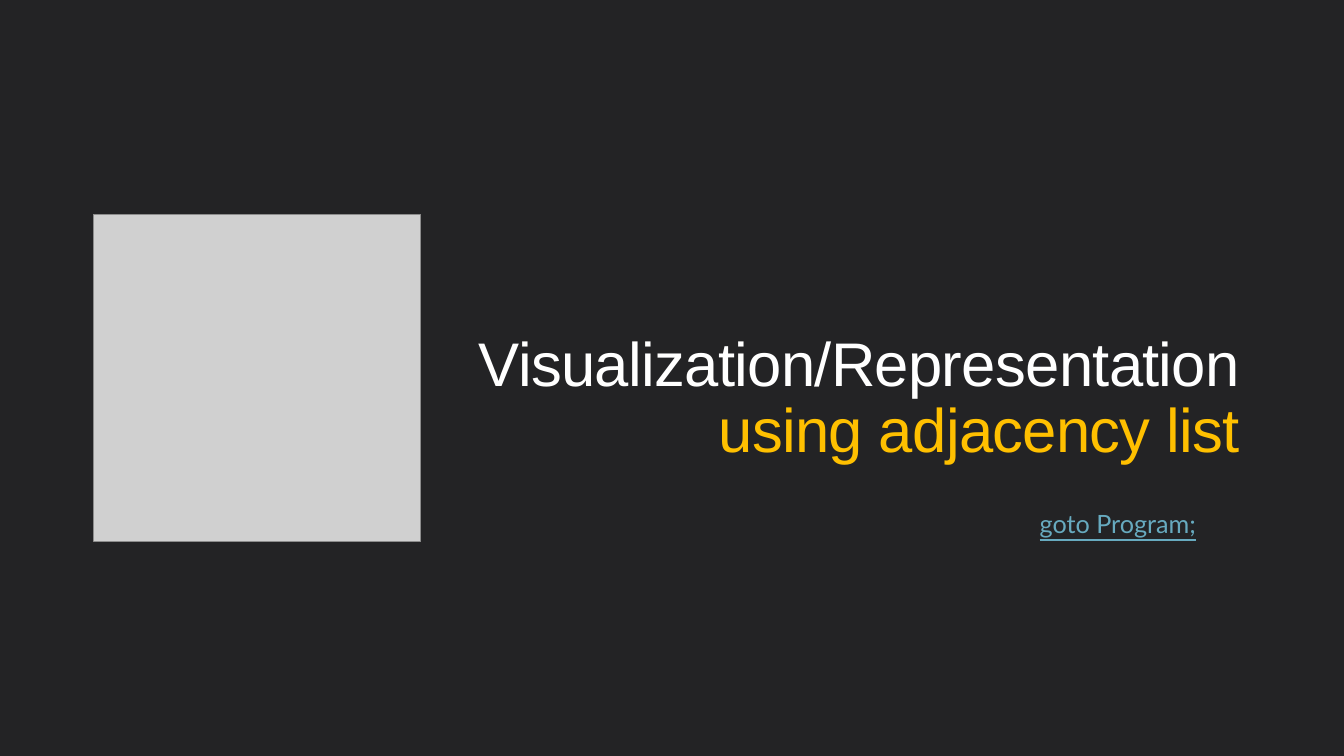
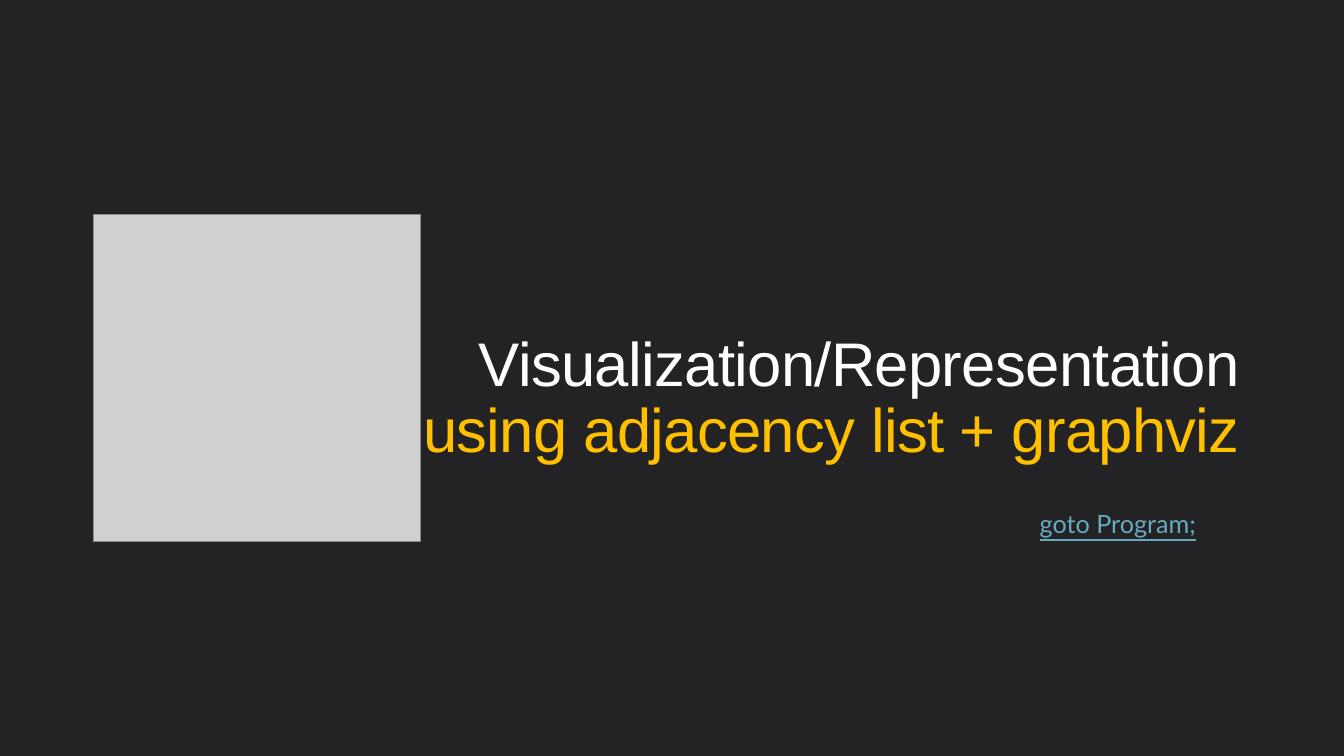
Before and after one commit to aaanh/notable-school-work, a slide deck: slide 13 of 2021w-oop/presentation.pptx. Drawn at 1344x756 pixels with LibreOffice and Linux fonts; fonts in the diff are those of the drawing; grey boxes stand for pictures. Boxes give left, top, right and bottom in pixels: in the first picture for what was removed or moved away, otherwise in the second. Text is boxed around its words. In the diff, an @@ line names an element or a change of style, - is before the commit and + after.

```diff
--- a/2021w-oop/presentation.pptx
+++ b/2021w-oop/presentation.pptx
@@ title at [423,341,1240,464]: text changed @@
-Visualization/Representation
-using adjacency list
+Visualization/Representation
+using adjacency list + graphviz
```
Also in this commit, not shown: 1 other slide changed.
